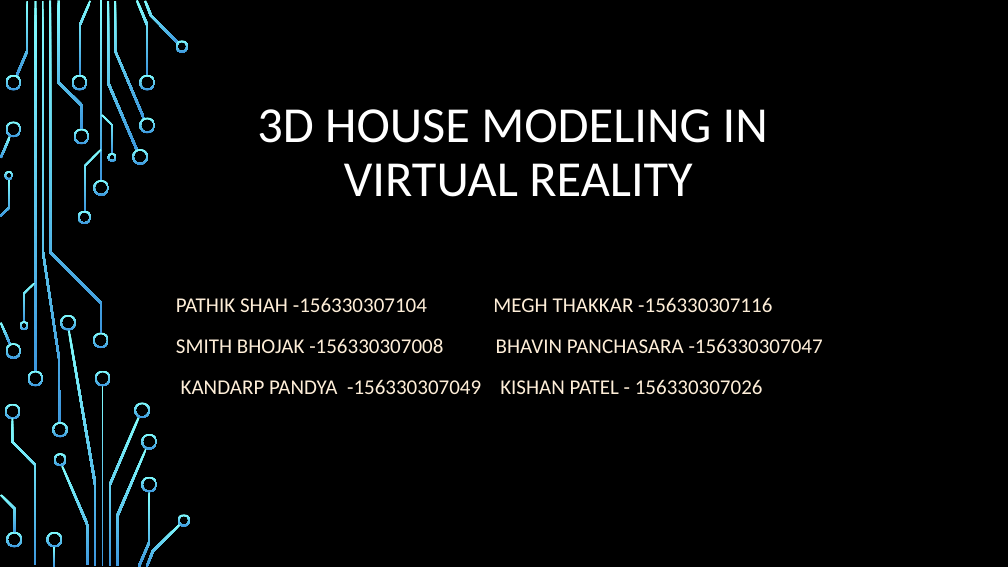
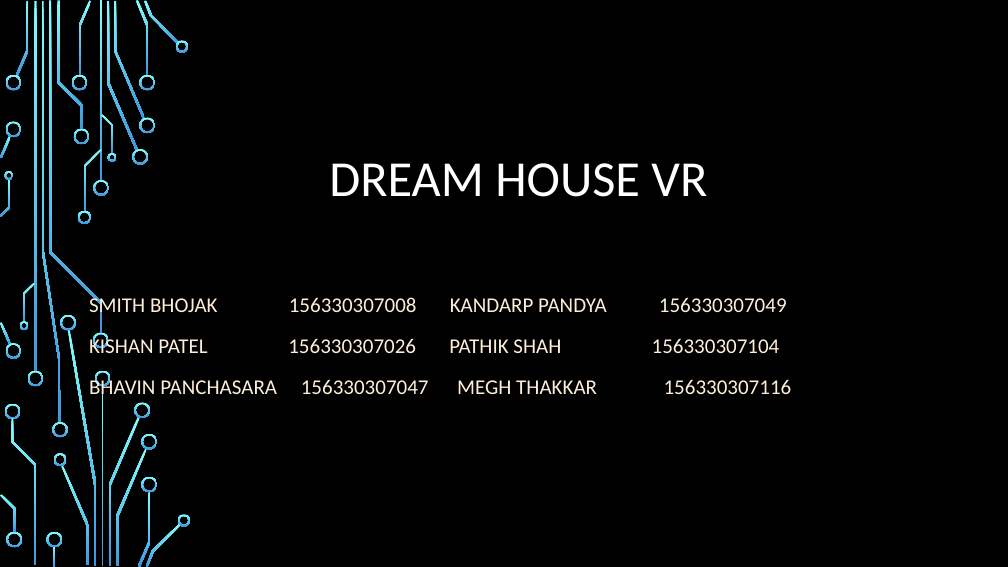
Before and after one commit to VIRTUALD3SIGN/VR, a slide deck: slide 1 of presentation_v02.pptx. Drawn at 1008x567 pixels with LibreOffice and Linux fonts; fonts in the diff are those of the drawing; background and template pictures are left out. Boxes give left, top, right and bottom in pixels: in the first picture for what was removed or moved away, otherwise in the second. Text is boxed around its words. In the diff, an @@ line names an element or a change of style, - is before the commit and + after.

```diff
--- a/presentation_v02.pptx
+++ b/presentation_v02.pptx
@@ title at (x1=329, y1=163, x2=707, y2=197): text changed @@
-3D HOUSE MODELING IN
-VIRTUAL REALITY
+DREAM HOUSE VR
@@ subtitle at (x1=89, y1=295, x2=792, y2=400): text changed @@
-PATHIK SHAH -156330307104 MEGH THAKKAR -156330307116
-SMITH BHOJAK -156330307008 BHAVIN PANCHASARA -156330307047
-KANDARP PANDYA -156330307049 KISHAN PATEL - 156330307026
+SMITH BHOJAK 156330307008 KANDARP PANDYA 156330307049
+KISHAN PATEL 156330307026 PATHIK SHAH 156330307104
+BHAVIN PANCHASARA 156330307047 MEGH THAKKAR 156330307116
```
Also in this commit, not shown: 8 other slides changed, 6 slides added, 10 other files.
